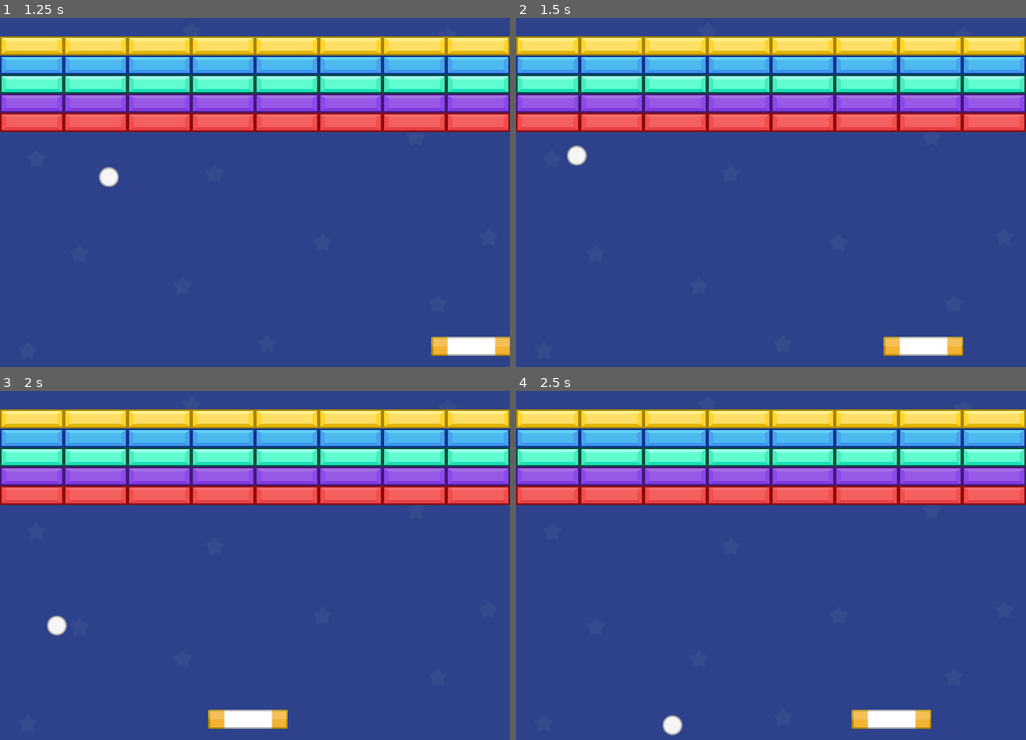
Above: before the commit, frames 1-4 (two rows, left to right).
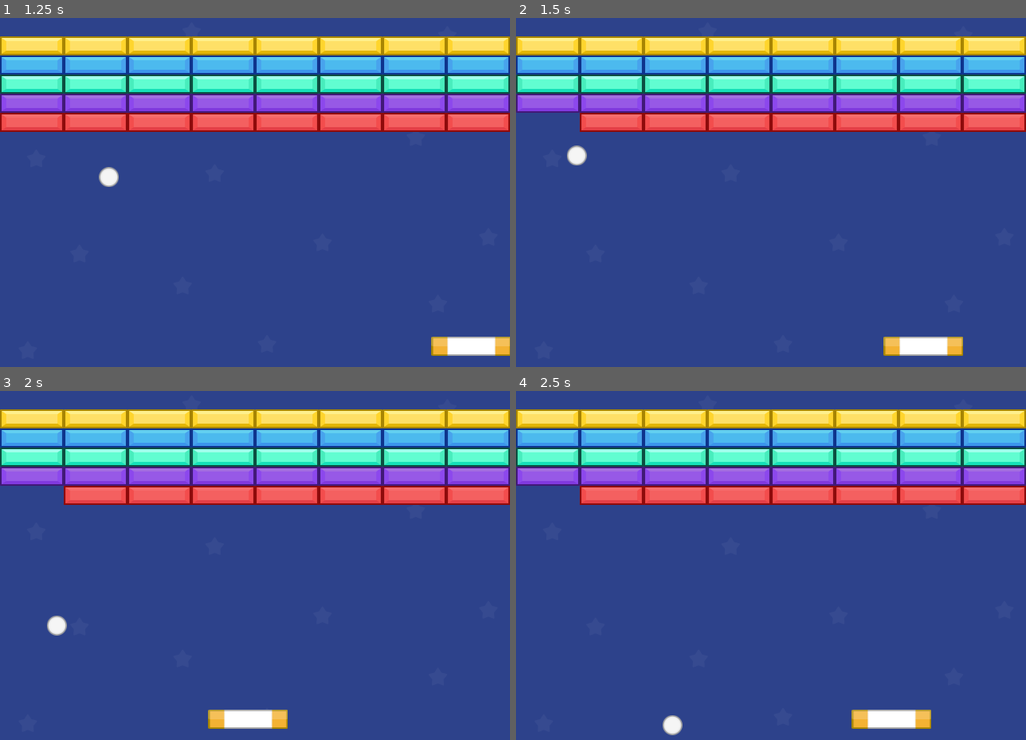
Above: after the commit, the same moments.

Repository: apprafael/arknoid
Game: Godot game, scene res://Scenes/level_1.tscn
Same seed, same stepped clock (60 frames per second), same inputs: the game is played once before the commit and once after it.
Inputs:
- Up to frame 1 (1.25 s): tap Enter (ui_accept) at 0.5, 0.77 s; hold Right (ui_right) from 0.53 s (still down)
- Up to frame 2 (1.5 s): release Right (ui_right) at 1.28 s; hold Left (ui_left) from 1.28 s (still down)
- Up to frame 3 (2 s): keep holding Left (ui_left); tap Enter (ui_accept) at 1.52 s
- Up to frame 4 (2.5 s): release Left (ui_left) at 2.03 s; hold Right (ui_right) from 2.03 s (still down)

Frame 1 is identical in both runs. In frame 2, 0.7% of the frame differs, in the area x 0-13%, y 27-33%; in frame 3, 0.7%; in frame 4, 0.7%.

Commit message:
block destruction

Diff:
--- a/Scripts/ball.gd
+++ b/Scripts/ball.gd
@@ -11,8 +11,11 @@
 		playGame()
 
 	var collision = move_and_collide(velocity*delta)
+
 	if collision != null:
 		velocity = velocity.bounce(collision.get_normal())
+		if "block" in collision.get_collider().name:
+			collision.get_collider().queue_free()
 
 
 func playGame():
